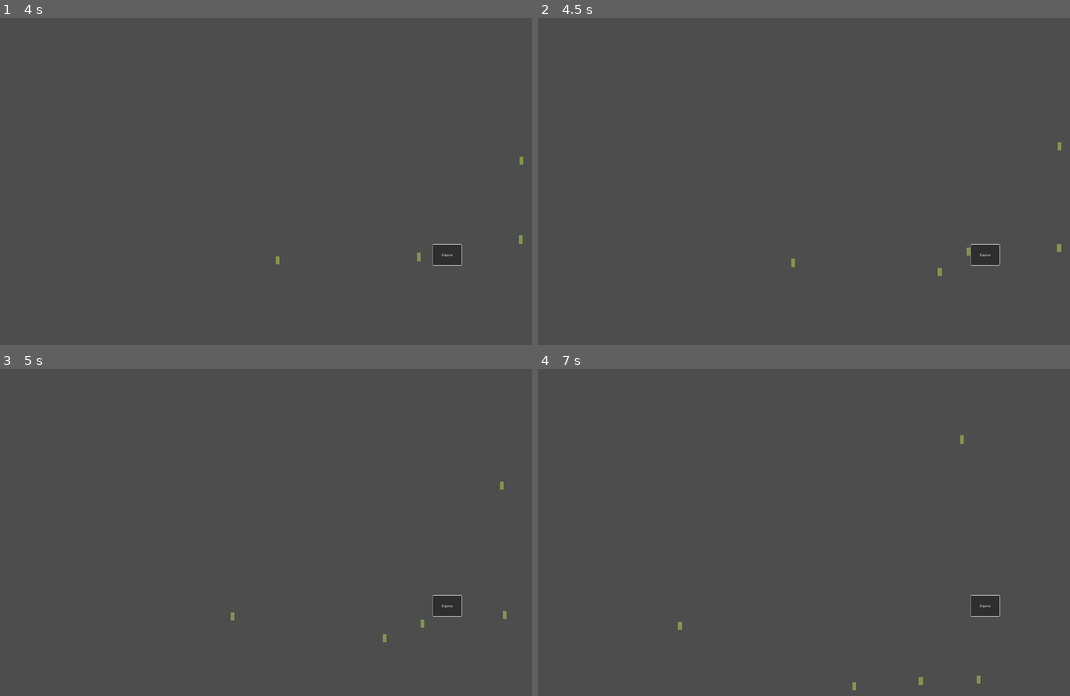
Above: before the commit, frames 1-4 (two rows, left to right).
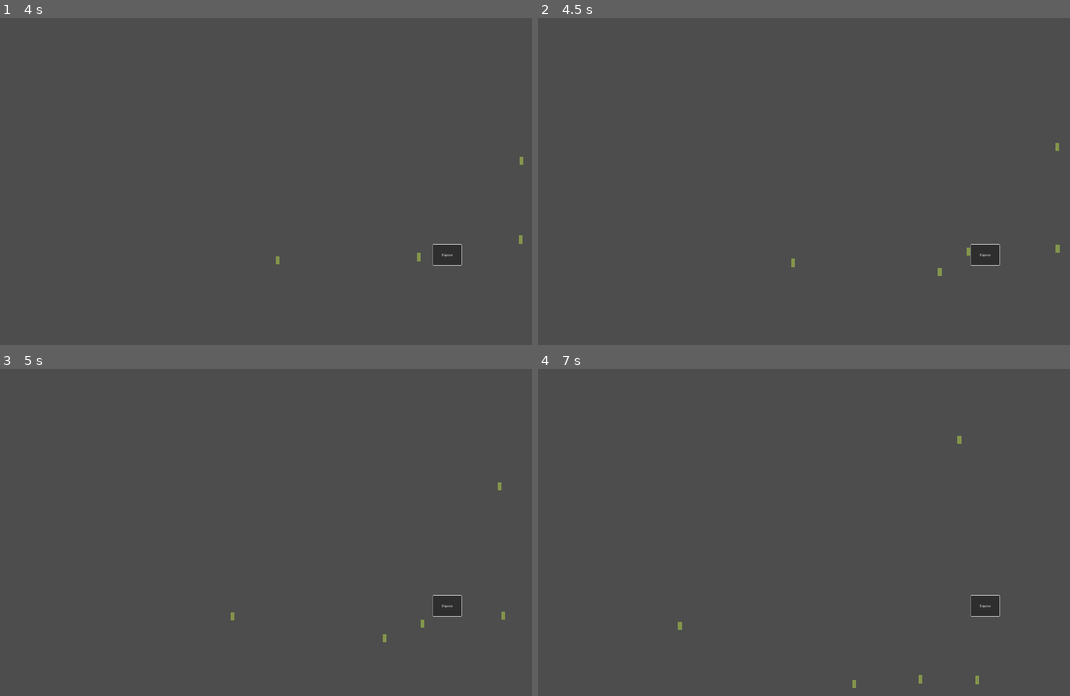
Above: after the commit, the same moments.

Repository: BoopEnthusiast/Cozy-Spring-Jam-2024
Game: Godot game, scene res://scenes/main.tscn
Same seed, same stepped clock (60 frames per second), same inputs: the game is played once before the commit and once after it.
Inputs (mouse positions are in pixels of both pictures, inside the frame that each line leads up to):
- Up to frame 1 (4 s): click "Dispense" at 0.5 s; click "Dispense" at 1.25 s; click "Dispense" at 2 s; move the mouse to (367, 165) at 2.77 s; click (367, 165) at 2.85 s; tap Enter at 3.5 s; move the mouse to (122, 197) at 3.52 s; click (122, 197) at 3.6 s
- Up to frame 2 (4.5 s): tap Space at 4.25 s; move the mouse to (835, 109) at 4.27 s; click (835, 109) at 4.35 s
- Up to frame 3 (5 s): no input
- Up to frame 4 (7 s): move the mouse to (750, 597) at 5.02 s; click (750, 597) at 5.1 s; move the mouse to (952, 581) at 5.77 s; click (952, 581) at 5.85 s; move the mouse to (601, 483) at 6.52 s; click (601, 483) at 6.6 s

Frame 1 is identical in both runs. In frame 2, less than 0.1% of the frame differs, in the area x 97-99%, y 38-72%; in frame 3, less than 0.1%; in frame 4, less than 0.1%, in the area x 59-84%, y 20-99%.

Commit message:
LilGuy dragging

Diff:
--- a/project.godot
+++ b/project.godot
@@ -24,3 +24,11 @@
 window/size/viewport_width=3840
 window/size/viewport_height=2160
 window/stretch/mode="canvas_items"
+
+[input]
+
+click={
+"deadzone": 0.5,
+"events": [Object(InputEventMouseButton,"resource_local_to_scene":false,"resource_name":"","device":-1,"window_id":0,"alt_pressed":false,"shift_pressed":false,"ctrl_pressed":false,"meta_pressed":false,"button_mask":1,"position":Vector2(159, 31),"global_position":Vector2(165, 93),"factor":1.0,"button_index":1,"canceled":false,"pressed":true,"double_click":false,"script":null)
+]
+}
--- a/scenes/lil_guy.tscn
+++ b/scenes/lil_guy.tscn
@@ -3,7 +3,7 @@
 [ext_resource type="Script" path="res://scripts/lil_guy.gd" id="1_j35jn"]
 
 [sub_resource type="RectangleShape2D" id="RectangleShape2D_o3xo7"]
-size = Vector2(26, 54)
+size = Vector2(38, 68)
 
 [sub_resource type="Gradient" id="Gradient_1fl2r"]
 offsets = PackedFloat32Array(0.53012)
@@ -13,6 +13,7 @@
 gradient = SubResource("Gradient_1fl2r")
 
 [node name="LilGuy" type="CharacterBody2D"]
+input_pickable = true
 motion_mode = 1
 script = ExtResource("1_j35jn")
 
@@ -22,3 +23,6 @@
 [node name="Sprite" type="Sprite2D" parent="."]
 scale = Vector2(0.101563, 54)
 texture = SubResource("GradientTexture1D_yd7jm")
+
+[connection signal="mouse_entered" from="." to="." method="_on_mouse_entered"]
+[connection signal="mouse_exited" from="." to="." method="_on_mouse_exited"]
--- a/scripts/lil_guy.gd
+++ b/scripts/lil_guy.gd
@@ -4,16 +4,41 @@
 const SPEED = 300.0
 
 var direction: Vector2
+var mouse_is_on := false
+var is_dragging := false
 
 
 func _ready():
 	direction = Vector2(randf() - 0.5, randf() - 0.5).normalized()
 
 
+func _input(event):
+	if Input.is_action_just_pressed("click"):
+		print(mouse_is_on)
+		if mouse_is_on and not Singleton.is_dragging:
+			is_dragging = true
+			Singleton.is_dragging = true
+	elif Input.is_action_just_released("click") and is_dragging:
+		Singleton.is_dragging = false
+		is_dragging = false
+
+
 func _physics_process(delta):
 	if is_on_wall():
 		direction = Vector2(randf() - 0.5, randf() - 0.5).normalized()
 
-	velocity = direction * SPEED
+	if not is_dragging:
+		velocity = direction * SPEED
+	else:
+		velocity = Vector2.ZERO
+		global_position = get_global_mouse_position()
 
 	move_and_slide()
+
+
+func _on_mouse_entered():
+	mouse_is_on = true
+
+
+func _on_mouse_exited():
+	mouse_is_on = false
--- a/scripts/singleton.gd
+++ b/scripts/singleton.gd
@@ -1,3 +1,4 @@
 extends Node
 
 var main_node: Node2D
+var is_dragging := false
